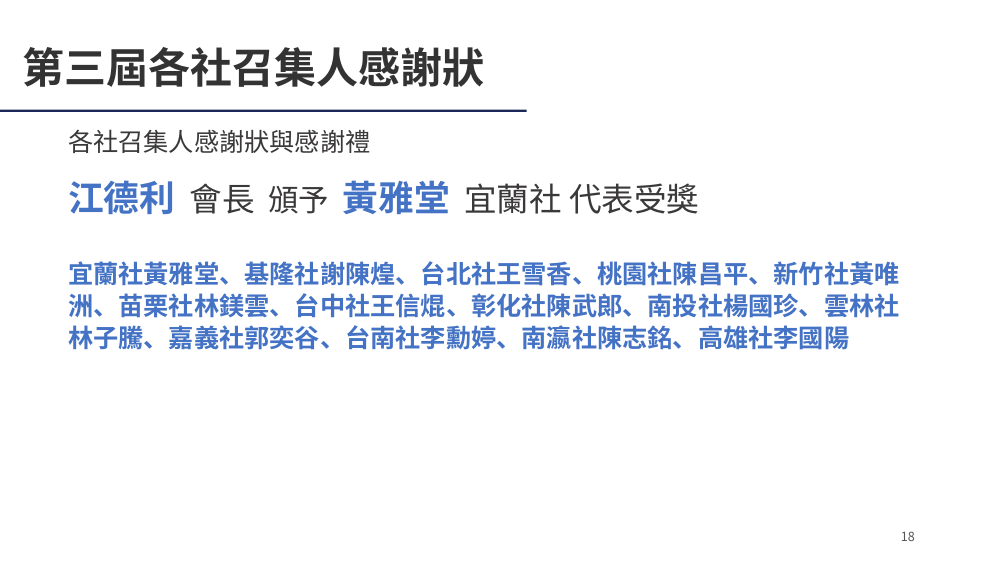
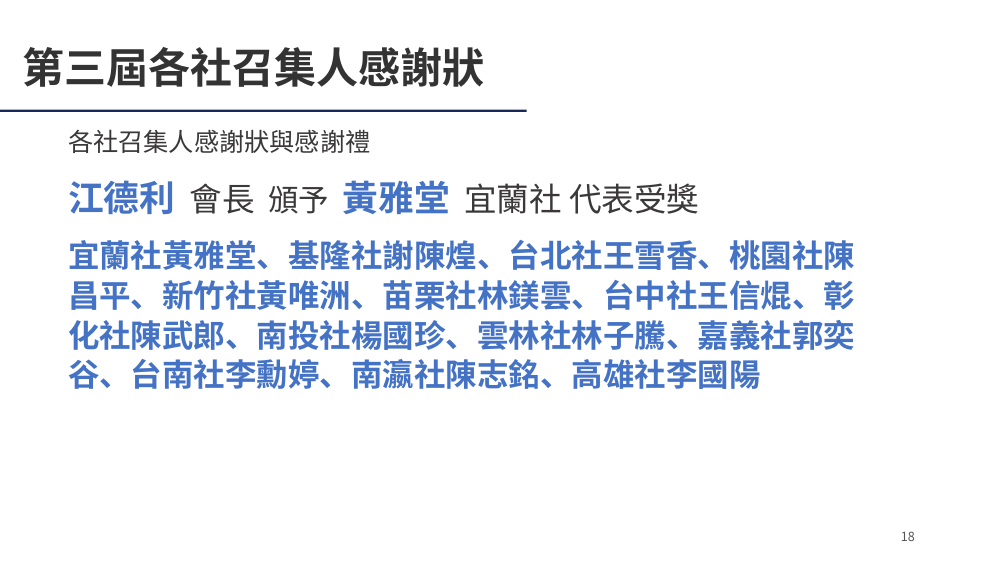
Before and after one commit to Ericliang680928/IAA, a slide deck: slide 18 of 20261204/agm/IAA會員大會簡報_20261204.pptx. Drawn at 1008x567 pixels with LibreOffice and Linux fonts; fonts in the diff are those of the drawing; background and template pictures are left out. Boxes give left, top, right and bottom in pixels: in the first picture for what was removed or moved away, otherwise in the second. Text is boxed around its words. In the diff, an @@ line names an element or a change of style, - is before the commit and + after.

```diff
--- a/20261204/agm/IAA會員大會簡報_20261204.pptx
+++ b/20261204/agm/IAA會員大會簡報_20261204.pptx
@@ text "宜蘭社黃雅堂、基隆社謝陳煌、台北社王雪香、桃園社陳昌平、新竹社黃唯洲、苗栗社林鎂雲、台中社王信焜、彰化社陳武郞、南投社楊 ...": place and size @@
-text "宜蘭社黃雅堂、基隆社謝陳煌、台北社王雪香、桃園社陳昌平、新竹社黃唯洲、苗栗社林鎂雲、台中社王信焜、彰化社陳武郞、南投社楊 ..." at [68,261,900,350]
+text "宜蘭社黃雅堂、基隆社謝陳煌、台北社王雪香、桃園社陳昌平、新竹社黃唯洲、苗栗社林鎂雲、台中社王信焜、彰化社陳武郞、南投社楊 ..." at [68,240,855,389]
@@ text "宜蘭社黃雅堂、基隆社謝陳煌、台北社王雪香、桃園社陳昌平、新竹社黃唯洲、苗栗社林鎂雲、台中社王信焜、彰化社陳武郞、南投社楊 ..." at [68,240,855,389]: size 24 to 30 pt @@
```
Also in this commit, not shown: 16 other slides changed, 3 other files.
